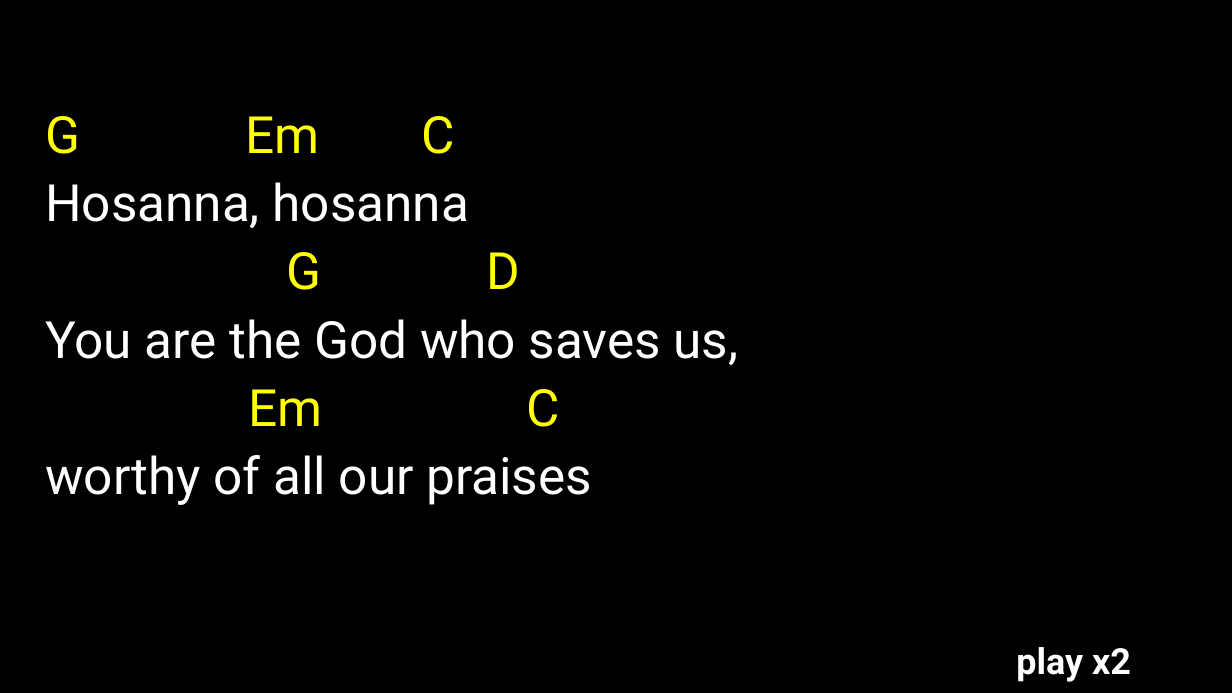
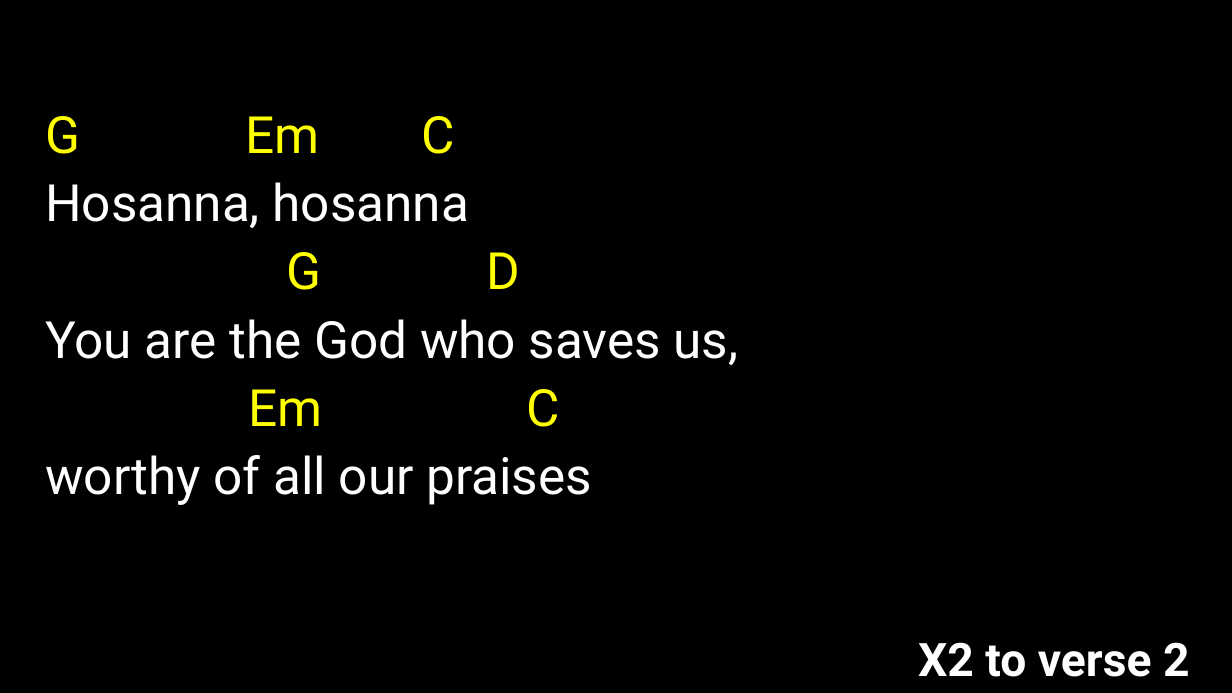
Before and after one commit to kendall412/worship, a slide deck: slide 4 of Hosanna (Praise is Rising)-CH.pptx. Drawn at 1232x693 pixels with LibreOffice and Linux fonts; fonts in the diff are those of the drawing. Boxes give left, top, right and bottom in pixels: in the first picture for what was removed or moved away, otherwise in the second. Text is boxed around its words. In the diff, an @@ line names an element or a change of style, - is before the commit and + after.

```diff
--- a/Hosanna (Praise is Rising)-CH.pptx
+++ b/Hosanna (Praise is Rising)-CH.pptx
@@ text at (918, 642, 1189, 677): text changed; size 28 to 36 pt @@
-play x2
+X2 to verse 2
```
Also in this commit, not shown: 9 other slides changed, 1 slide added, 2 slides removed, 7 other files.
